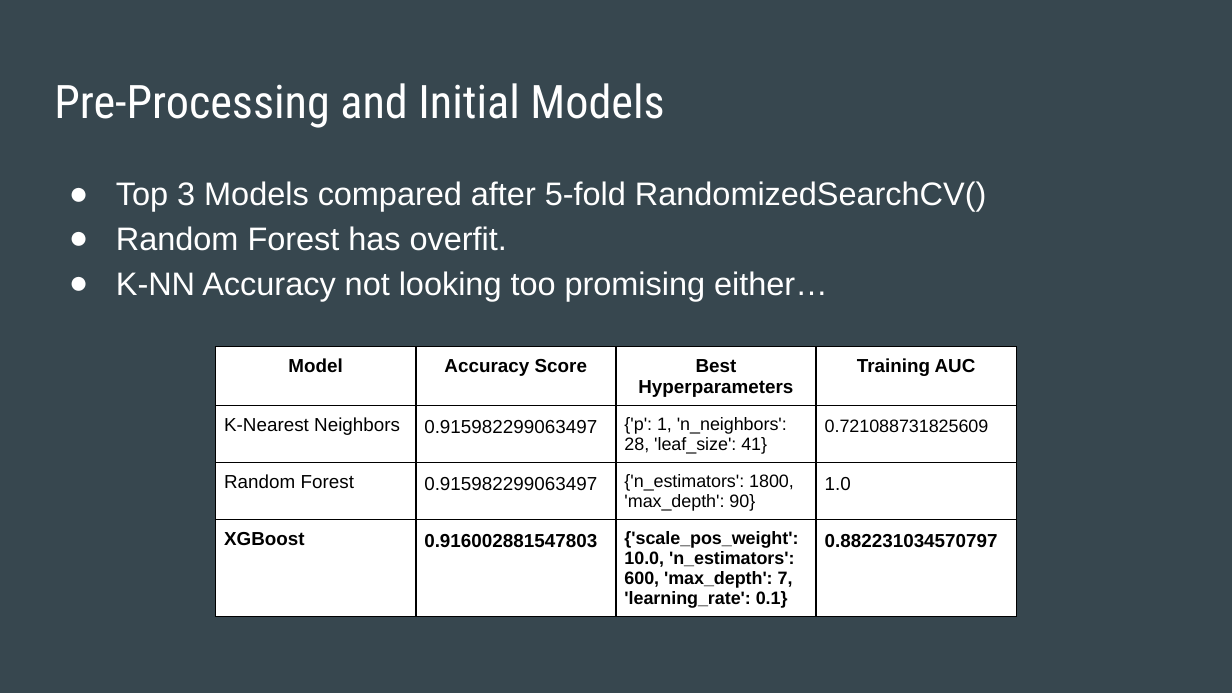
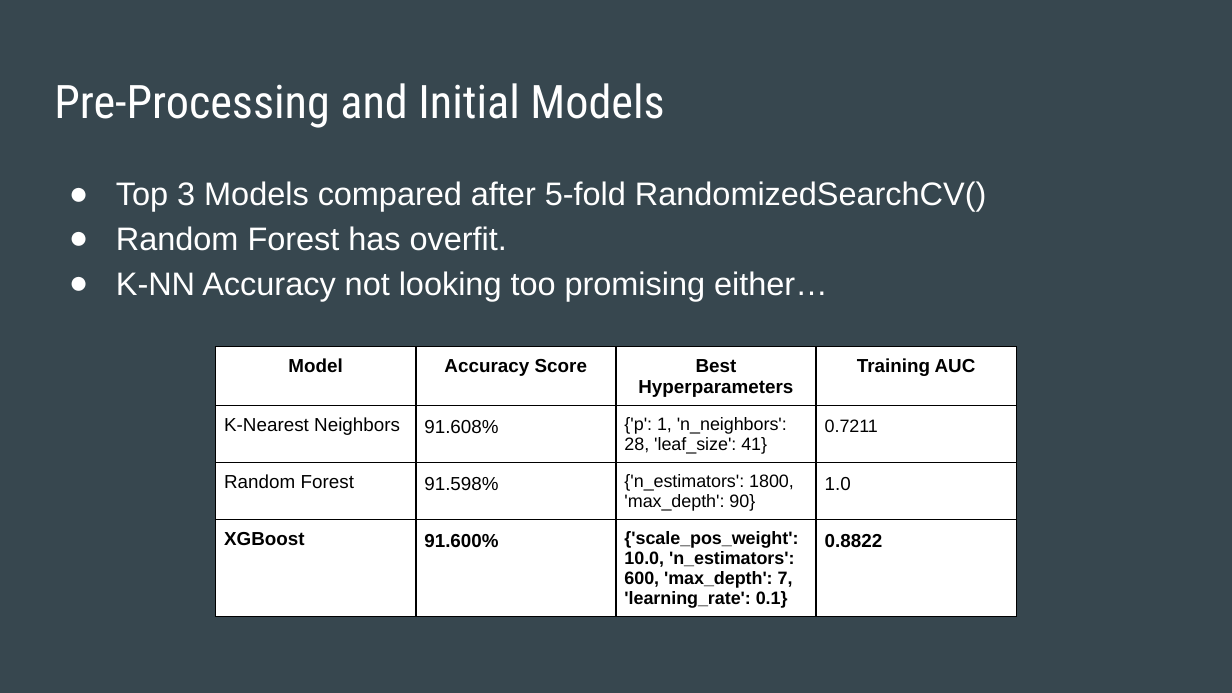
Before and after one commit to kstoudt/Springboard, a slide deck: slide 22 of Predicting_Diabetic_Patient_Readmission/Capstone2_Final_Report_slides.pptx. Drawn at 1232x693 pixels with LibreOffice and Linux fonts; fonts in the diff are those of the drawing. Boxes give left, top, right and bottom in pixels: in the first picture for what was removed or moved away, otherwise in the second. Text is boxed around its words. In the diff, an @@ line names an element or a change of style, - is before the commit and + after.

```diff
--- a/Predicting_Diabetic_Patient_Readmission/Capstone2_Final_Report_slides.pptx
+++ b/Predicting_Diabetic_Patient_Readmission/Capstone2_Final_Report_slides.pptx
@@ table at [216, 346, 1014, 693] @@
-row 2, column 2: 0.915982299063497
+row 2, column 2: 91.608%
-row 2, column 4: 0.721088731825609
+row 2, column 4: 0.7211
-row 3, column 2: 0.915982299063497
+row 3, column 2: 91.598%
-row 4, column 2: 0.916002881547803
+row 4, column 2: 91.600%
-row 4, column 4: 0.882231034570797
+row 4, column 4: 0.8822
```
Also in this commit, not shown: 3 other slides changed, 1 other file.
